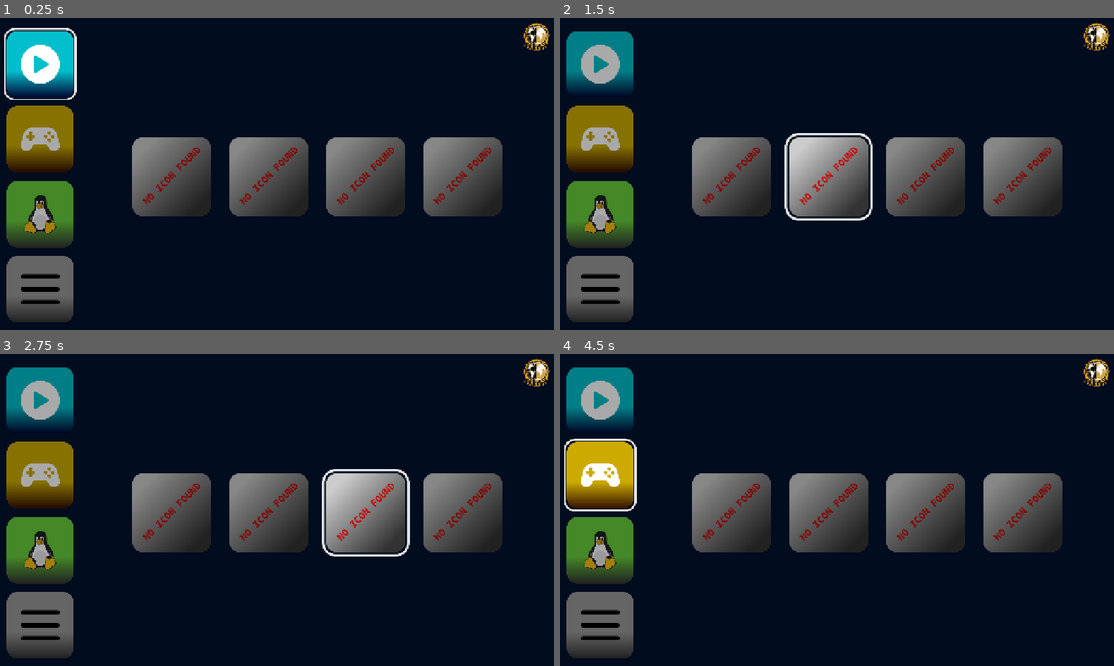
Above: before the commit, frames 1-4 (two rows, left to right).
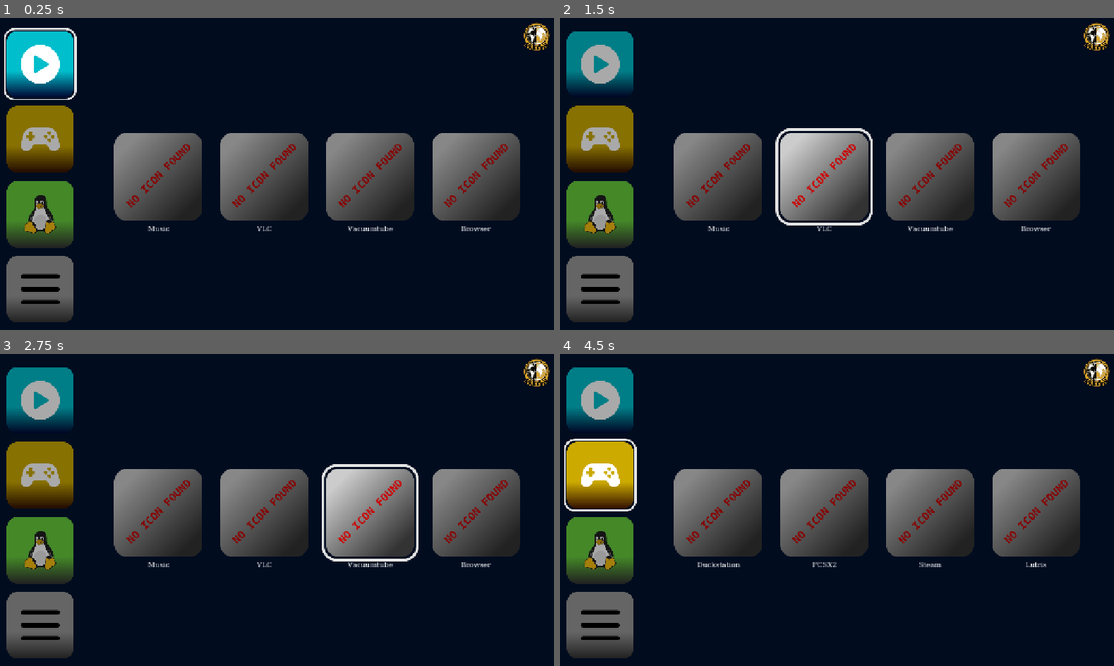
Above: after the commit, the same moments.

Repository: BZ-Interactive/BZ-Big-Picture
Game: Godot game, scene res://main.tscn
Same seed, same stepped clock (60 frames per second), same inputs: the game is played once before the commit and once after it.
Inputs (mouse positions are in pixels of both pictures, inside the frame that each line leads up to):
- Up to frame 1 (0.25 s): no input
- Up to frame 2 (1.5 s): click "App Name" (after the commit: "Music") at 0.5 s; click "App Name" (after the commit: "VLC") at 1.25 s
- Up to frame 3 (2.75 s): click "App Name" (after the commit: "Vacuumtube") at 2 s
- Up to frame 4 (4.5 s): click "App Name" (after the commit: "Browser") at 2.75 s; click (598, 400) at 3.5 s; click (598, 475) at 4.25 s

The runs differ from the first frame. In frame 1, 6.3% of the frame differs, in the area x 20-94%, y 36-69%; in frame 2, 6.8%, in the area x 20-94%, y 35-69%; in frame 3, 6.8%; in frame 4, 6.3%.

Commit message:
Resize icons and update config

Diff:
--- a/Assets/Scenes/button_template.tscn
+++ b/Assets/Scenes/button_template.tscn
@@ -5,7 +5,11 @@
 [ext_resource type="Texture2D" uid="uid://dhqffaku5r6yt" path="res://Assets/Icons/svg/outline.svg" id="3_x27p0"]
 
 [node name="button_template" type="TextureButton" unique_id=1938436544]
-custom_minimum_size = Vector2(180, 180)
+custom_minimum_size = Vector2(200, 200)
+offset_left = 2.0
+offset_top = 2.0
+offset_right = 202.0
+offset_bottom = 202.0
 texture_normal = ExtResource("1_mlhc0")
 ignore_texture_size = true
 stretch_mode = 5
--- a/config.cfg
+++ b/config.cfg
@@ -5,7 +5,7 @@
 active_fps=60
 background_fps=2
 vsync_mode=1 ; 0 is off, 1 is enabled. Other modes not recommended.
-display_names=false ; Display names under the app buttons
+display_names=true ; Display names under the app buttons
 font="Resmont-Bold.otf"
 media_disabled=false ; Disables media category
 games_disabled=false ; Disables games category
@@ -13,7 +13,26 @@
 [media.kew]
 name="Music"
 icon="music.svg"
-command="alacritty -o \"font.size=16.0\" -e kew"
+command="alacritty -o font.size=16.0 -e kew"
+
+[media.vlc]
+name="VLC"
+icon="vlc.svg"
+command="vlc"
+
+[media.vacuumtube]
+name="Vacuumtube"
+icon="youtube.svg"
+command="vacuumtube"
+
+[media.web]
+name="Browser"
+icon="web.svg"
+command="chromium"
+[media.kew]
+name="Music"
+icon="music.svg"
+command="alacritty -o font.size=16.0 -e kew"
 
 [media.vlc]
 name="VLC"
@@ -63,12 +82,12 @@
 [utilities.htop]
 name="htop"
 icon="htop.svg"
-command="htop"
+command="alacritty -e htop"
 
 [utilities.nvtop]
 name="NVTOP"
 icon="nvtop.svg"
-command="nvtop"
+command="alacritty -e nvtop"
 
 [system.update]
 name="Update"
--- a/main.tscn
+++ b/main.tscn
@@ -170,10 +170,10 @@
 [node name="Contents CenterContainer" type="CenterContainer" parent="." unique_id=1498957349]
 layout_mode = 1
 anchors_preset = -1
-anchor_left = 0.15900001
-anchor_right = 1.0
-anchor_bottom = 1.0
-offset_left = -0.16801453
+anchor_left = 0.155
+anchor_right = 1.0
+anchor_bottom = 1.0
+offset_left = 3.600006
 offset_right = -1.0
 grow_horizontal = 2
 grow_vertical = 2
